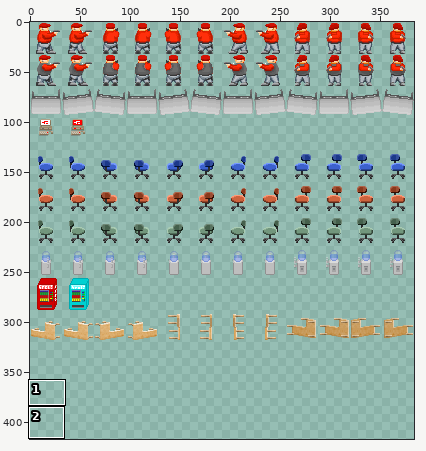
Edited in one commit: sprite sheet (data/art/MOB_TILESET.png). Above, an overview of the earlier version with the close-up marked.
Close-up. The starting point:
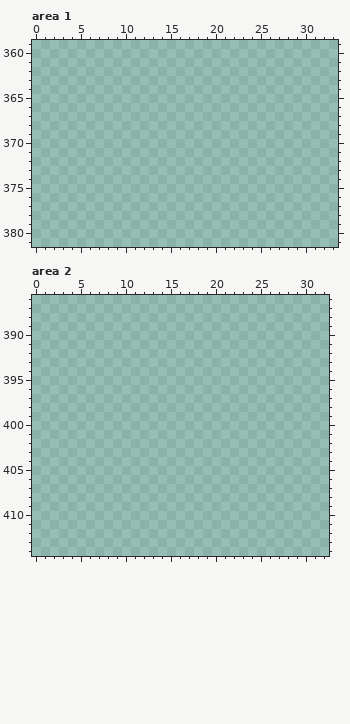
The file is 384x512 pixels. Pixels under 10% opacity are left out. Colours within 5 levels of each other are drawn and written as one. Shown: area 1: x 0..33, y 359..381; area 2: x 0..32, y 386..414. The wide view leaves out empty margins. The commit also changed other parts of the picture, which this record leaves out.
New version:
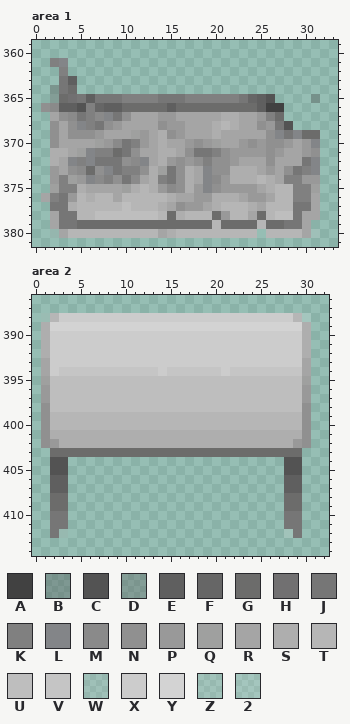
Palette (. is transparent): A #414141  B #50505057  C #535353  D #5d5d5d57  E #5f5f5f  F #666666  G #6c6c6b  H #717071  J #767676  K #808080  L #838588  M #8a8a8a  N #909090  P #999999  Q #9fa09f  R #a5a5a5  S #aeaeae  T #b6b6b6  U #bebebe  V #c5c5c5  W #cbcbcb2b  X #cccccc  Y #d3d3d3  Z #dadada2a  2 #f4f4f426
The edit:
Changed rows in their new state; - is an unchanged pixel.
Area 1:
first column x 1:
361 -KL----------------------------
362 --K----------------------------
363 --JE---------------------------
364 -DJG---------------------------
365 -DGHJEJJJKKKKJJJKKKKKKJFEC----B
366 NMEECKFEEGGGGGEGGGGGGGGGEAA----
367 -RNMJKMLJNRRRPPRRRRRSSRRPKG----
368 -NRNLKJNPRRRRNPPRRRSTSRRNPJC---
369 -NRNNNPRRRQPRSNPRRRSRRRRRNLJLGG
370 -NRRRRQPMJKPRSRRPNPQRRPNPNNPRPL
371 -SSRQLKKGJNRRSSRNJJKNPPPPNPRRPN
372 -SRLKLJJJNMLRSPNPNKNNPRRRNRRRJL
373 -PRNMGNLJKKNSQJNSRLNNSSSRPRNJKL
374 -PKQPLMKNJMRSKJNSRLMPSSSTSRKKPP
375 -QKKSRRRRQSTSPMNSPLNPPPPRSTTKKQ
376 RKJPTSTTRTTTTTSRRPPSSSRPPRTTKKR
377 -JJSTTTTTUTTTSRNPPRSTTTSRTTTJJR
378 -RJJTTUUUUUUUTGSTTTGPTTRGTUUJRR
379 -RJJGGGGGGGGGGGGGGGTGGGGTGGJJR-
380 -WRTTTTTTTTTTRSTTTTTTTTT-TTTTRW
Area 2:
first column x 1:
388 2TXXXXXXXXXXXXXXXXXXXXXXXXXXT2
389 SYYYYYYYYYYYYYYYYYYYYYYYYYYYYS
390 SXXXXXXXXXXXXXXXXXXXXXXXXXXXXS
391 SXXXXXXXXXXXXXXXXXXXXXXXXXXXXS
392 SXXXXXXXXXXXXXXXXXXXXXXXXXXXXS
393 RXXXXXXXXXXXXXXXXXXXXXXXXXXXXR
394 RXVVVVVVVVVVVXVVVVVVXVVVVVVVVR
395 QUUUUUUUUUUUUUUUUUUUUUUUUUUUUQ
396 PUUUUUUUUUUUUUUUUUUUUUUUUUUUUP
397 PUUUUUUUUUUUUUUUUUUUUUUUUUUUUP
398 NUUUUUUUUUUUUUUUUUUUUUUUUUUUUN
399 NTTTTTTTTTTTTTTTTTTTTTTTTTTTTN
400 NTTTTTTTTTTTTTTTTTTTTTTTTTTTTN
401 NSSSSSSSSSSSSSSSSSSSSSSSSSSSSN
402 NPSSSSSSSSSSSSSSSSSSSSSSSSSSPN
403 -GGGGGGGGGGGGGGGGGGGGGGGGGGGG-
404 -CC------------------------CC-
405 -CC------------------------CC-
406 -EE------------------------EE-
407 -EE------------------------EE-
408 -GG------------------------GG-
409 -GG------------------------GG-
410 -JJ------------------------JJ-
411 -JJ------------------------JJ-
412 -JZ------------------------ZJ-
Pixel boxes of the changes (left, top, right, bottom) in both close-ups:
added: (41, 58, 320, 238)
added: (41, 313, 311, 538)
